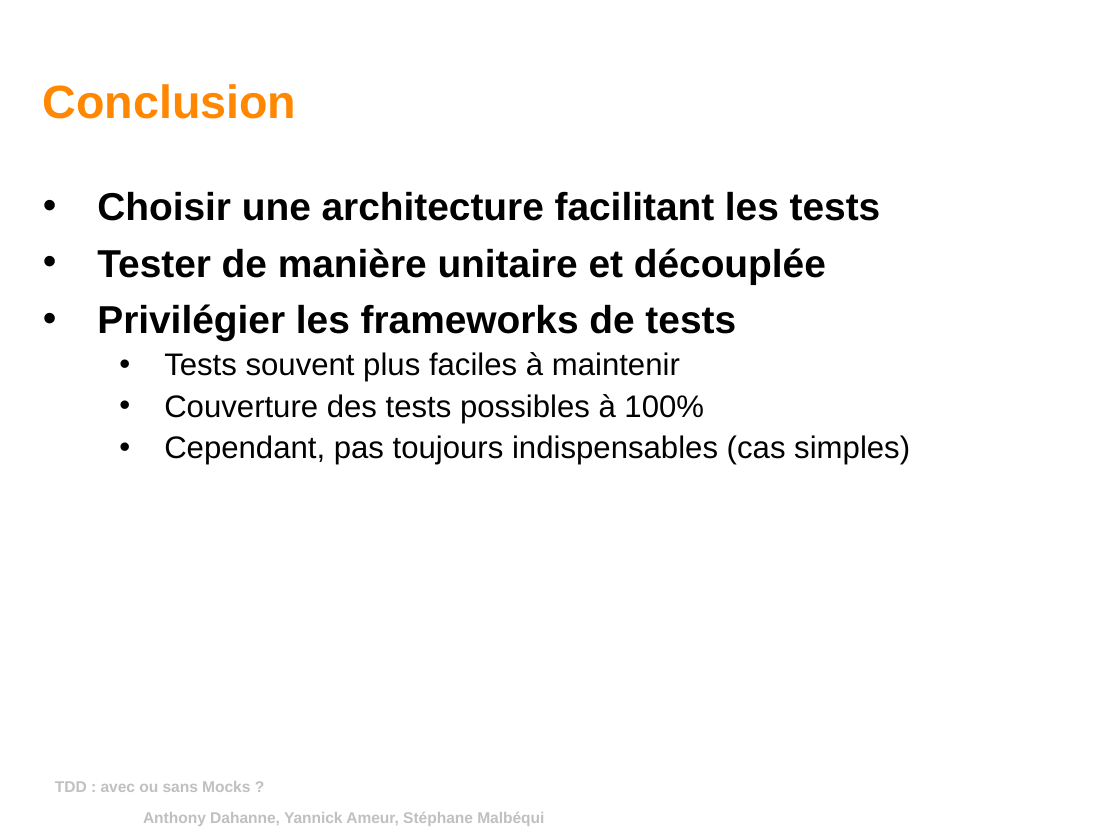
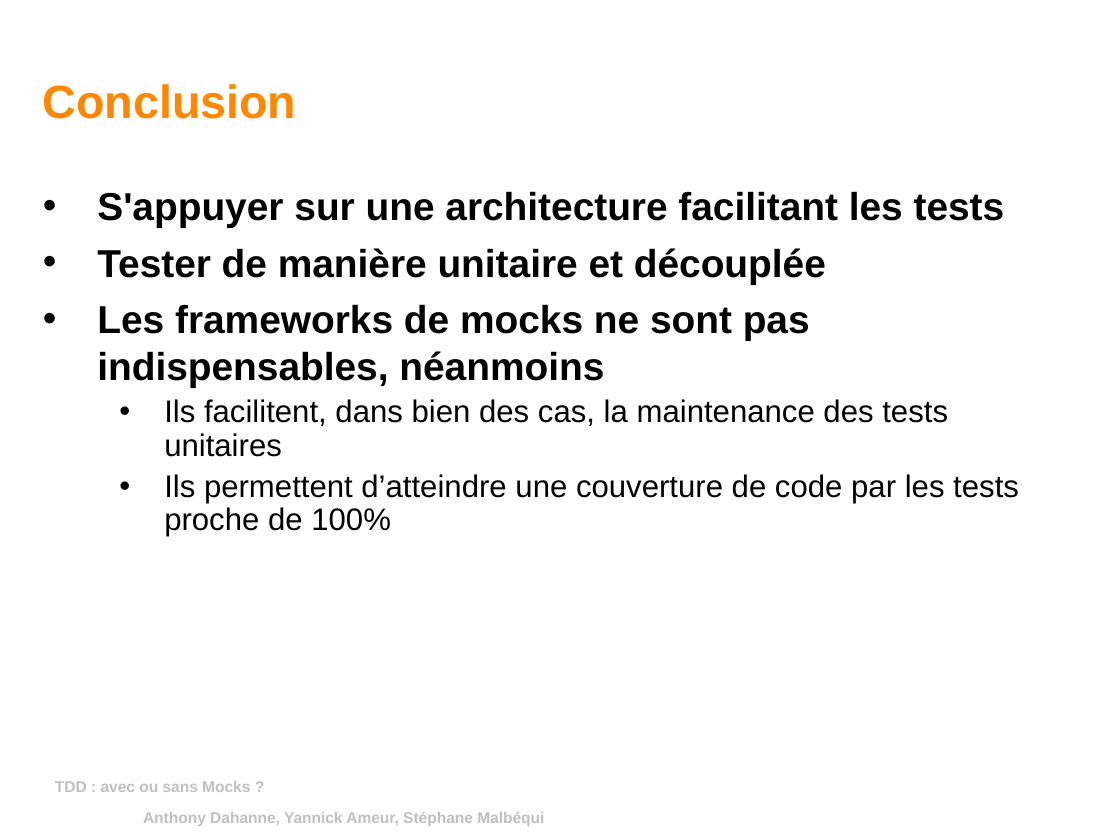
Before and after one commit to yannickameur/tddavecousansmock, a slide deck: slide 11 of tddavecousansmock/tdd_avec_ou_sans_mock.odp (slide 12 before the commit). Drawn at 1120x840 pixels with LibreOffice and Linux fonts; fonts in the diff are those of the drawing; background and template pictures are left out. Boxes give left, top, right and bottom in pixels: in the first picture for what was removed or moved away, otherwise in the second. Text is boxed around its words. In the diff, an @@ line names an element or a change of style, - is before the commit and + after.

```diff
--- a/tddavecousansmock/tdd_avec_ou_sans_mock.odp
+++ b/tddavecousansmock/tdd_avec_ou_sans_mock.odp
@@ text at (97, 191, 1005, 227): text changed @@
-• Choisir une architecture facilitant les tests
+• S'appuyer sur une architecture facilitant les tests
@@ text at (97, 304, 1019, 537): text changed @@
-• Privilégier les frameworks de tests
-  • Tests souvent plus faciles à maintenir
-  • Couverture des tests possibles à 100%
-  • Cependant, pas toujours indispensables (cas simples)
+• Les frameworks de mocks ne sont pas indispensables, néanmoins
+  • Ils facilitent, dans bien des cas, la maintenance des tests unitaires
+  • Ils permettent d’atteindre une couverture de code par les tests proche de 100%
```
Also in this commit, not shown: 8 other slides changed, 1 slide removed.
